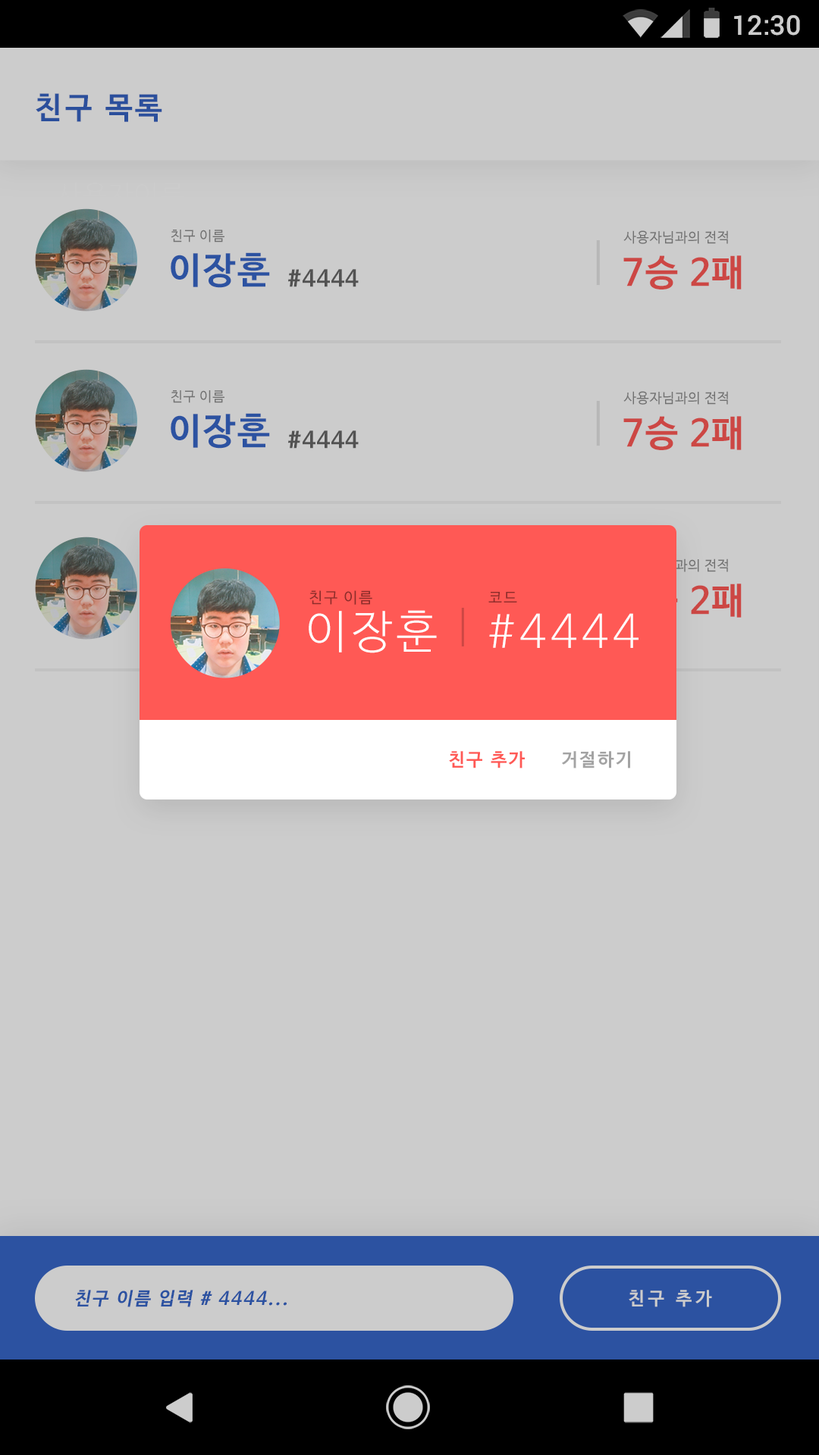
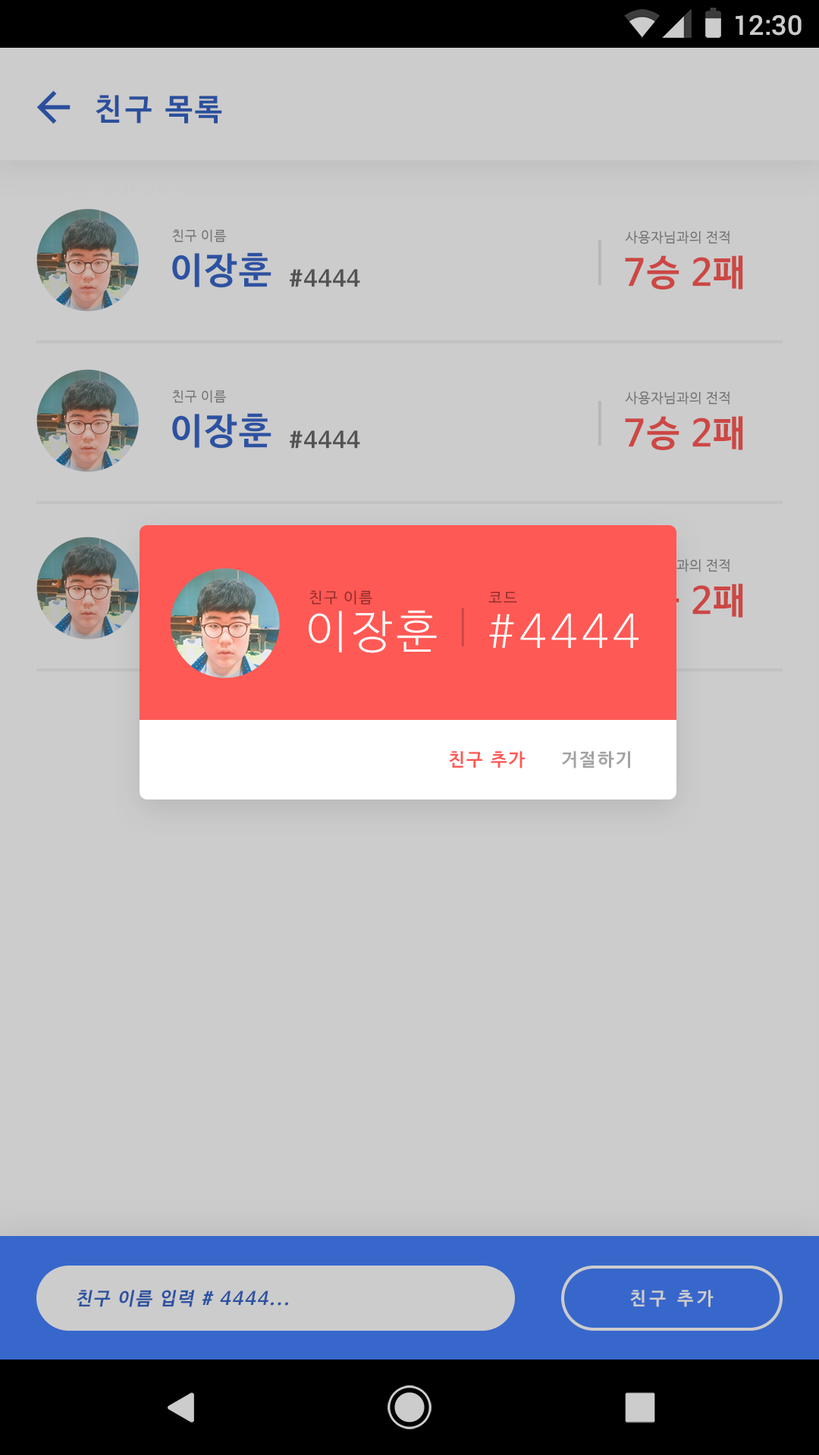
Revision of a layered 819x1455 image; what changed, layer by layer:
added layer "freind" (1st of 2) above "freind" over [0, 7, 819, 1430]
painted on "Ellipse 1 copy 2" over [37, 536, 138, 625]
painted on "Ellipse 1 copy" over [37, 369, 138, 464]
painted on "Ellipse 1" (2nd of 2, in "배경" › "profile") over [52, 208, 111, 303]
